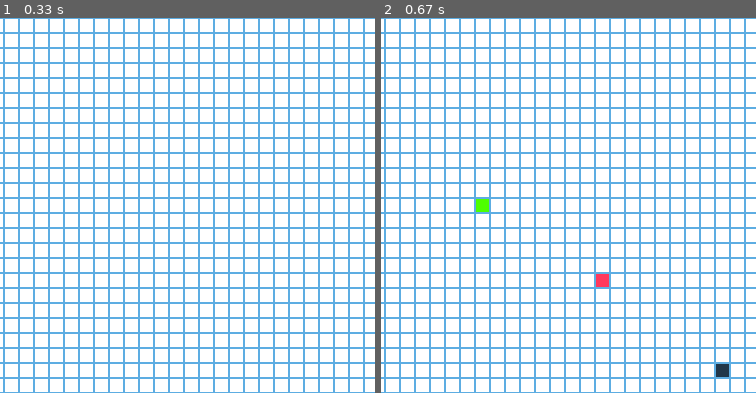
Above: before the commit, frames 1-2 (left to right).
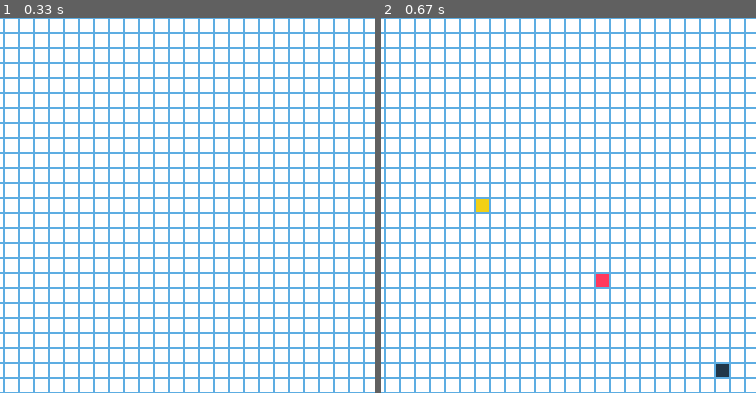
Above: after the commit, the same moments.

Repository: legitbeep/PathFinder-GUI
Game: pygame game, started from mainPygame.py
Same seed, same stepped clock (60 frames per second), same inputs: the game is played once before the commit and once after it.
Inputs (mouse positions are % of the whole screen's width and height, from its top left):
- Up to frame 1 (0.33 s): no input
- Up to frame 2 (0.67 s): press the mouse at (26, 51) at 0.37 s; move the mouse to (43, 61) at 0.47 s; release the mouse at (60, 72) at 0.6 s
The pictures show only the part of the screen within x 13-63%, y 26-76%; the shares and areas given below are measured in that part.

Frame 1 is identical in both runs. In frame 2, 0.1% of the frame differs, in the area x 25-29%, y 48-52%.

Commit message:
ADD all algorithms except DFS

Diff:
--- /dev/null
+++ b/algorithms.py
@@ -0,0 +1,98 @@
+from queues import *
+
+class algo:
+
+    def bfs(self,start,end):
+
+        front = Queue()
+        front.add(start)
+        came_from = {start: None}
+        success = False
+        has_been_next = []
+
+        while not front.empty():
+            current = front.pop()
+            current.visit()
+            if current == end:
+                success = True
+                break
+
+            for next_tile in current.neighbours:
+                if next_tile not in has_been_next:
+                    has_been_next.append(next_tile)
+                if next_tile not in came_from:
+                    front.add(next_tile)
+                    came_from[next_tile] = current
+
+        return came_from, success, has_been_next
+
+    def aStar(self,start,end):
+
+        front = PriorityQueue()
+        front.put(start,0)
+        cameFrom = {start:None}
+        curCost = {start:0}
+        beenNext = []
+        done = False
+
+        while not front.empty():
+            cur = front.pop()
+            cur.visit()
+
+            if cur == end:
+                done = True
+                break
+
+            for nextTile in cur.neighbours:
+
+                if nextTile not in beenNext:
+                    beenNext.append(nextTile)
+
+                newCost = curCost[cur] + nextTile.weight
+
+                if nextTile not in curCost or newCost < curCost[nextTile]:
+                    curCost[nextTile] = newCost
+                    priority = newCost + self.distance(end,nextTile)
+                    front.put(nextTile,priority)
+                    cameFrom[nextTile] = cur
+        return cameFrom , curCost , done , beenNext
+
+    def distance(self,end,nextTile):
+        return abs(end.x - nextTile.x) + abs(end.y - nextTile.y)
+
+    def djikstra(self,start,end):
+
+        front = PriorityQueue()
+        front.put(start,0)
+        cameFrom = {start:None}
+        curCost = {start:0}
+        beenNext = []
+        done = False
+
+        while not front.empty():
+
+            cur = front.pop()
+            cur.visit()
+            if cur == end :
+                done = True
+                break
+
+            for nextTile in cur.neighbours:
+
+                newCost = curCost[cur] + nextTile.weight
+
+                if nextTile not in beenNext or newCost < curCost[cur]:
+                    if nextTile not in beenNext:
+                        beenNext.append(nextTile)
+                    curCost[nextTile] = newCost
+                    priority = newCost
+                    front.put(nextTile,priority)
+                    cameFrom[nextTile] = cur
+        return cameFrom , curCost, done , beenNext
+
+
+
+
+    def dfs(self,start,end):
+
+        pass
--- a/main.py
+++ b/main.py
@@ -2,13 +2,7 @@
 from mainPygame import *
 from random_maze import *
 from tilesHandler import *
-from tinkerclass import *
-
-
-algo = { 1 : "A*",
-		 2 : "Djikstra",
-		 3 : "DFS",
-		 4 : "BFS" }
+from solve import *
 
 obj = Menu()
 obj.createMenu()
@@ -21,4 +15,4 @@
 	maze = randomMazeObj.randomMaze()
 
 print("finish")
-callthis(maze)
+solveMaze(maze,obj.active)
--- a/mainPygame.py
+++ b/mainPygame.py
@@ -63,7 +63,6 @@
 
             xcor, ycor = pygame.mouse.get_pos()
             xcor, ycor = xcor//Cell.w, ycor//Cell.h
-
             if pygame.mouse.get_pressed()[0]:
                 if  fixpos == 0:
                     fixpos += 1
@@ -98,7 +97,7 @@
             elif e.type == pygame.MOUSEBUTTONUP:
                 resetAllCell()
 
-            elif e.type == 768:
+            elif e.type == KEYDOWN and e.key == K_RETURN :
                 cleanGraph()
                 pygame.display.flip()
                 pygame.quit()
--- a/maze.py
+++ b/maze.py
@@ -3,9 +3,9 @@
 from random import randint
 
 off = (255, 255, 255)
-on =  "#223749"
-start = "#4EFF00"
-end = "#FF395D"
+on =  (34,55,73)
+start = ( 242, 208, 21 )
+end = ( 255,57,93)
 
 cellstatus = lambda x: on if x else off
 
--- /dev/null
+++ b/queues.py
@@ -0,0 +1,38 @@
+import collections
+import heapq
+
+
+class Queue:
+
+	def __init__(self):
+		self.elements = collections.deque()
+
+	def empty(self):
+		return len(self.elements) == 0
+
+	def add(self, x):
+		self.elements.append(x)
+
+	def pop(self):
+		return self.elements.popleft()
+
+	def __len__(self):
+		return len(self.elements)
+
+
+class PriorityQueue:
+
+	def __init__(self):
+		self.elements = []
+
+	def empty(self):
+		return len(self.elements) == 0
+
+	def put(self, item, priority):
+		heapq.heappush(self.elements, (priority, item))
+
+	def pop(self):
+		return heapq.heappop(self.elements)[1]
+
+	def __len__(self):
+		return len(self.elements)
--- /dev/null
+++ b/solve.py
@@ -0,0 +1,95 @@
+from tkinter import *
+from menu import *
+from tilesHandler import *
+from algorithms import *
+
+SIZE = 50
+TSIZE = 15
+recolor = "#00FF82"
+border = "#38B8BB"
+ALGO = { 1 : "A* Algorithm",
+		 2 : "Djikstra Algorithm",
+		 3 : "DFS Algorithm",
+		 4 : "BFS Algorithm" }
+def runAlgo(choice,Dobj):
+
+	algorithm = algo()
+
+	if ALGO[choice] == "A* Algorithm":
+		cf,cc,done,bn = algorithm.aStar(Dobj.start,Dobj.end)
+
+		if done :
+			path = Dobj.constructPath(cf,Dobj.start,Dobj.end)
+		else :
+			return 0
+
+		cost = cc[Dobj.end]
+		print("Total cost ",cost)
+	elif ALGO[choice] == "Djikstra Algorithm":
+		cf,cc,done,bn = algorithm.djikstra(Dobj.start,Dobj.end)
+
+		if done :
+			path = Dobj.constructPath(cf,Dobj.start,Dobj.end)
+		else :
+			return 0
+
+		cost = cc[Dobj.end]
+		print("Total cost ",cost)
+
+	elif ALGO[choice] == "DFS Algorithm":
+		cf,cc,done = algorithm.dfs(Dobj.start,Dobj.end)
+		if done :
+			path = Dobj.constructPath(cf,Dobj.start,Dobj.end)
+		else :
+			return 0
+		cost = 0
+		for tile in path:
+			cost += tile.weight
+		return cost
+
+	elif ALGO[choice] == "BFS Algorithm":
+		cf,done,bn = algorithm.bfs(Dobj.start,Dobj.end)
+
+		if done :
+			path = Dobj.constructPath(cf,Dobj.start,Dobj.end)
+		else :
+			return 0
+
+		cost = 0
+
+		for tile in path:
+			cost += tile.weight
+		print("Total cost ",cost)
+
+	if done :
+		for tile,cameFrom in cf.items():
+			if cameFrom is None:
+				pass
+			else:
+				if tile.val == 'E':
+					break
+				if tile.val != 'S' and tile.val != 'E' and not tile.visited:
+					pass
+				else:
+					Dobj.canvas.after(25,Dobj.redrawTile(tile,tile.visitedColor,border))
+		for tile in bn :
+			if tile.val != 'S' and tile.val != 'E' and not tile.visited :
+				Dobj.canvas.after(25,Dobj.redrawTile(tile,"#00CFFF",border))
+
+		for tile in path:
+			Dobj.canvas.after(25,Dobj.redrawTile(tile,recolor,border))
+
+	return cost
+
+def solveMaze(maze,choice):
+
+	root = Tk()
+	root.title(ALGO[choice])
+	c = Canvas(root,width = SIZE*TSIZE, height= SIZE*TSIZE,bd=0,highlightthickness=0)
+	Dobj = Display(c,SIZE,TSIZE,maze)
+	c.pack()
+
+	cost = runAlgo(choice,Dobj)
+
+	root.resizable(False,False)
+	root.mainloop()
--- a/tile.py
+++ b/tile.py
@@ -14,20 +14,31 @@
 		self.y1 = self.y * tsize
 		self.y2 = self.y1 + tsize
 
-		self.colors = { "S" : "#4EFF00",
+		self.colors = { "S" : "#F2D015",
 					   "E" : "#FF395D" ,
 					   "." : "white",
 					   "#" : "#223749"}
-		self.visitedColors = { "S" : "#4EFF00",
+		self.visitedColors = { "S" : "#F2D015",
 							   "E" : "#FFA200" ,
 							   "." : "#00FF86" ,
 							   "#" : "#0099FF"}
+		self.weights = { "S" : 0,
+						"E" : 0,
+						"." : 1,
+						"#" : 100}
 
+
+		self.weight = self.weights[self.val]
 		self.color = self.colors[ maze[r][c] ]
 		self.visitedColor = self.visitedColors[ maze[r][c] ]
 
-	def visited(self):
-		if maze[x][y] != 'S' and maze[x][y] != 'E' :
+	def visit(self):
+		if self.val != 'S' and self.val != 'E' :
 			pass
 		else :
 			self.visited = True
+	def __str__(self):
+		return str(self.x) + " " + str(self.y)
+
+	def __lt__(self,other):
+		return self.weight < other.weight
--- a/tilesHandler.py
+++ b/tilesHandler.py
@@ -99,3 +99,23 @@
 	def displayTile(self,tile,color,outline):
 		self.canvas.create_rectangle(tile.x1, tile.y1, tile.x2, tile.y2, fill = color , outline=outline)
 		self.canvas.update()
+
+	def redrawTile(self,tile,color,outline):
+		if tile != self.start and tile != self.end :
+			self.canvas.create_rectangle(tile.x1, tile.y1, tile.x2,tile.y2,fill=color,outline=outline)
+			self.canvas.update()
+
+	def constructPath(self,cameFrom,start,end):
+		cur = end
+		path = [cur]
+		while cur != start :
+			cur = cameFrom[cur]
+			path.append(cur)
+		path.append(start)
+	#	path.reverse()
+		return path
+
+	def distance(tile1,til2):
+		x1,y1 = (tile1.x,tile1.y)
+		x2,y2 = (tile2.x,tile.y)
+		return abs(x1-x2) + abs(y1-y2)
--- a/tinkerclass.py
+++ /dev/null
@@ -1,15 +0,0 @@
-from tkinter import *
-from menu import *
-from tilesHandler import *
-SIZE = 50
-TSIZE = 15
-
-def callthis(maze):
-
-	root = Tk()
-
-	c = Canvas(root,width = SIZE*TSIZE, height= SIZE*TSIZE,bd=0,highlightthickness=0)
-	obj = Display(c,SIZE,TSIZE,maze)
-	c.pack()
-
-	root.mainloop()
Not shown, added: .gitignore
